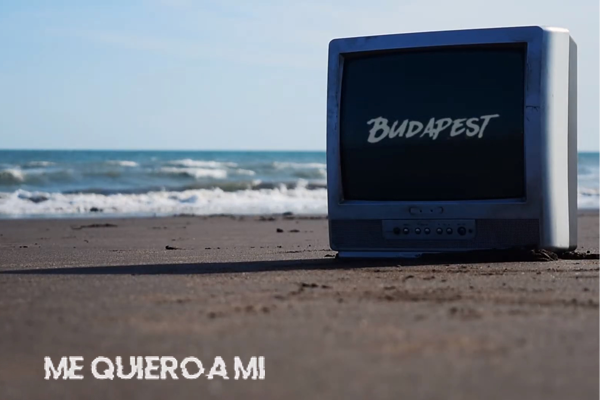
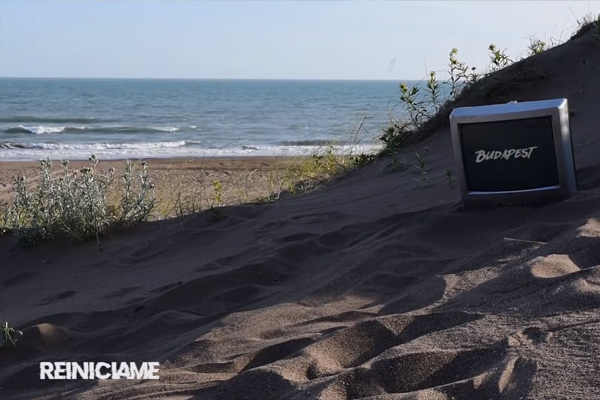
The second 600×400 image is a revision of the first. Changes to its layers:
removed layer "Capa 2" over [44, 356, 265, 380]
removed layer "Capa 1" over [0, 0, 600, 400]
added layer "Capa 10" above "Capa 9" over [0, 0, 600, 400]
added layer "Capa 9" above "Capa 8" over [0, 0, 600, 400]
added layer "Capa 8" above "Capa 7" over [59, 348, 181, 363]
added layer "Capa 7" above "Fondo" over [0, 0, 600, 400]
